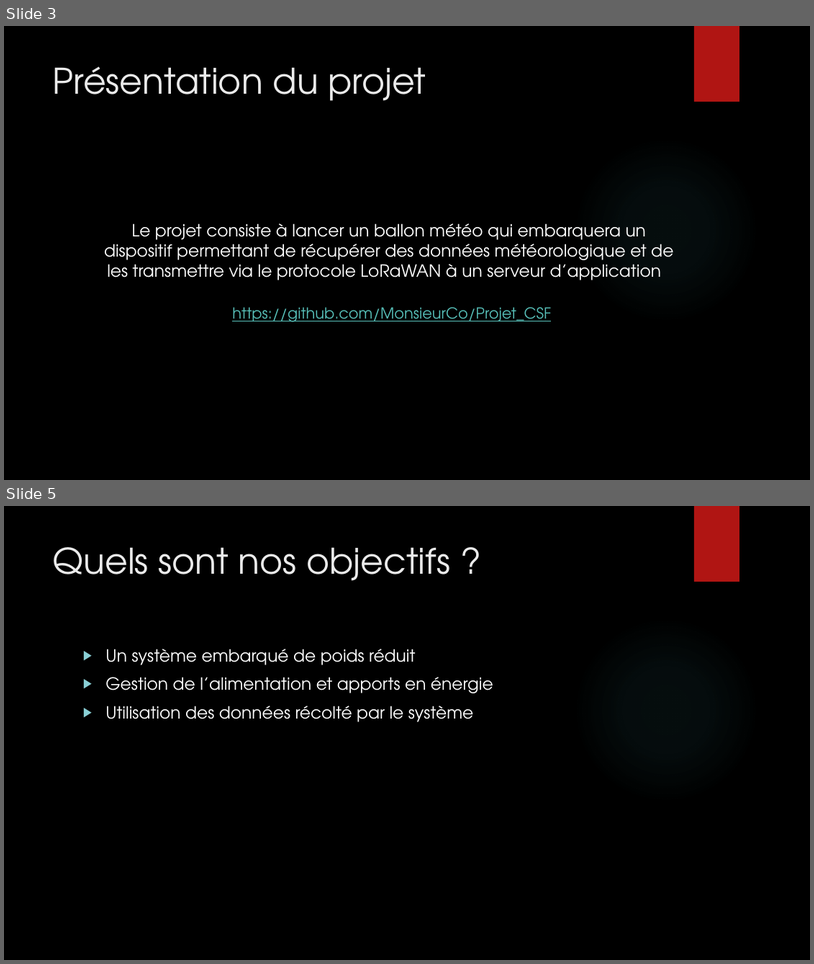
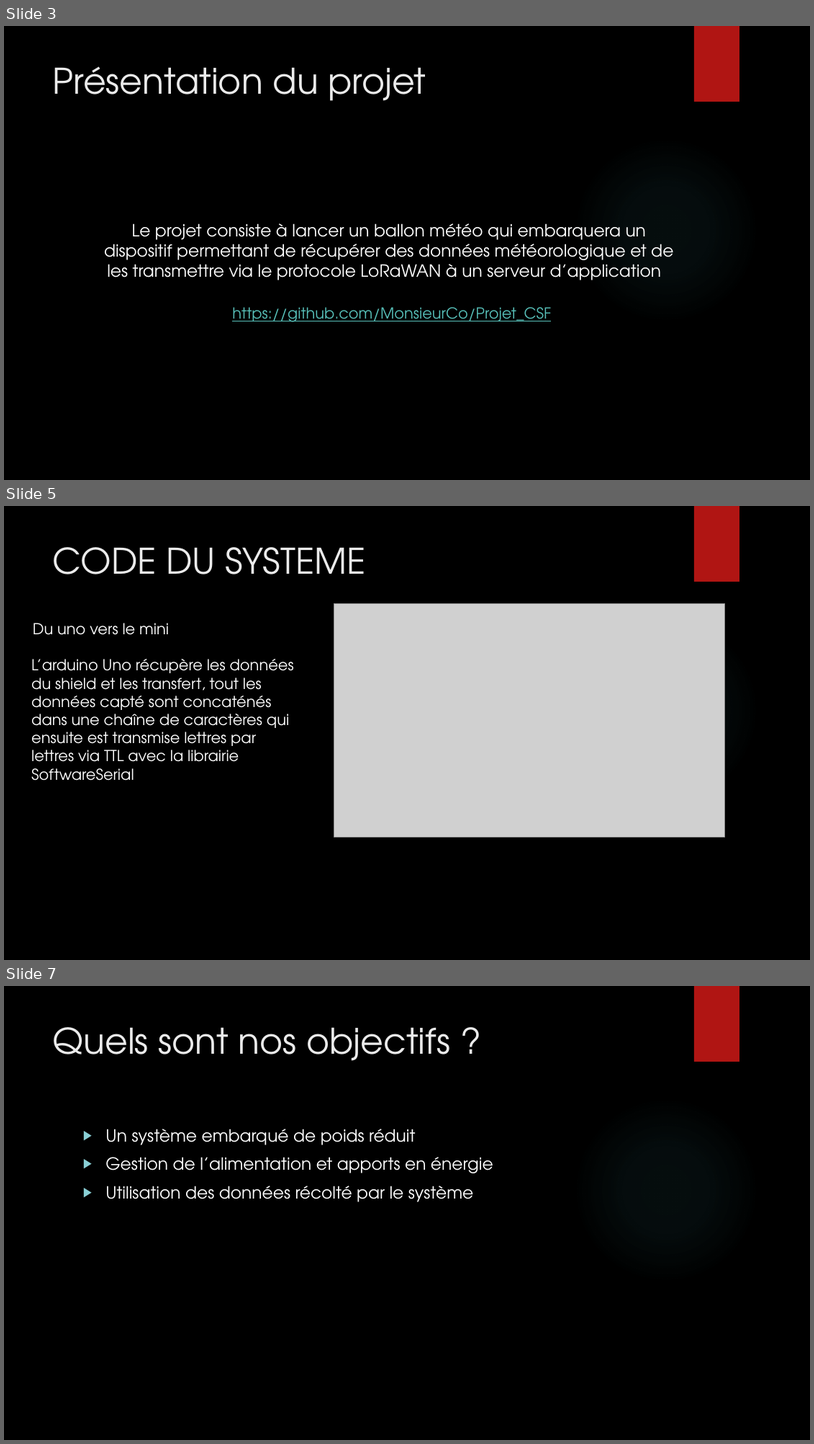
Before and after one commit to MonsieurCo/Projet_CSF, a slide deck: présentation/Projet Ballon MétéoV2.pptx. Shown one above the other, each under a label of ours: slides 3 and 5 before the commit, slides 3, 5 and 7 after it; the slides between them are not shown. The pictures are 814x964 and 814x1444 pixels, drawn with LibreOffice and Linux fonts; fonts in the diff are those of the drawing; grey boxes stand for pictures; background and template pictures are left out. Boxes give left, top, right and bottom in pixels: in the first picture for what was removed or moved away, otherwise in the second. Text is boxed around its words. In the diff, an @@ line names an element or a change of style, - is before the commit and + after.

```diff
--- a/présentation/Projet Ballon MétéoV2.pptx
+++ b/présentation/Projet Ballon MétéoV2.pptx
@@ slide 5 added at [4,506,810,960], background picture (left out); not listed: 2 template elements that a slide beside it also shows @@
@@ title added at [53,547,366,574], 42 pt, text #EBEBEB @@
+CODE DU SYSTEME
@@ picture added at [334,603,725,836] @@
@@ text added at [33,623,169,635], 18 pt, text #FFFFFF @@
+Du uno vers le mini
@@ text added at [31,659,294,780], 18 pt, text #FFFFFF @@
+L’arduino Uno récupère les données du shield et les transfert, tout les données capté sont concaténés dans une chaîne de caractères qui ensuite est transmise lettres par lettres via TTL avec la librairie SoftwareSerial
@@ what was slide 5 is now slide 7 @@
```
Also in this commit, not shown: 1 slide changed, 2 other slides added.
